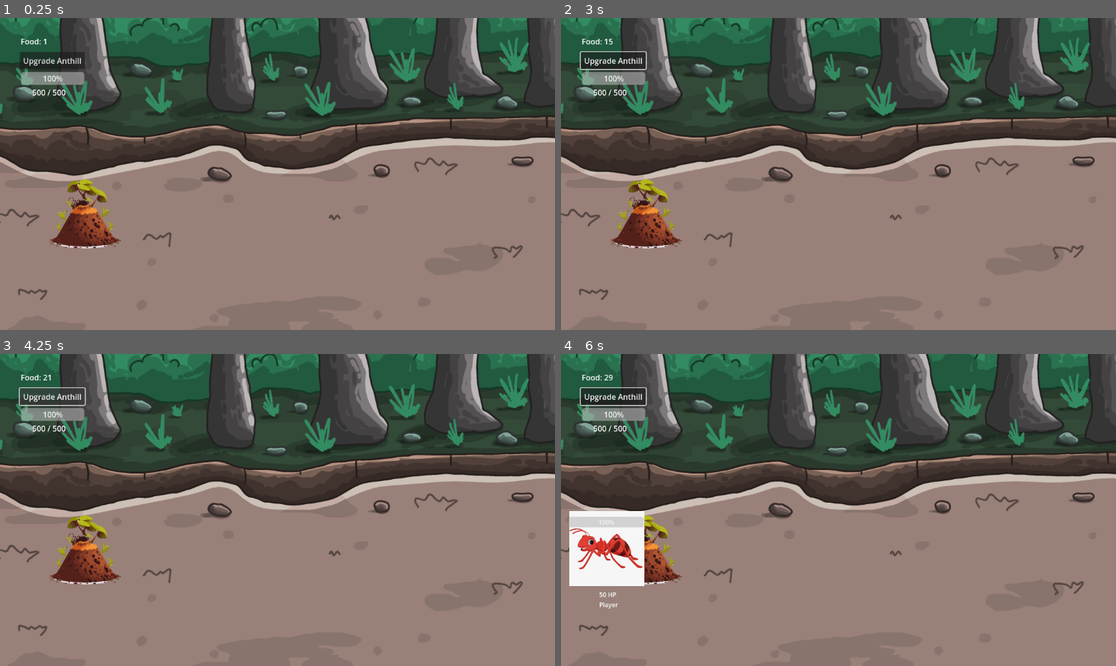
Above: before the commit, frames 1-4 (two rows, left to right).
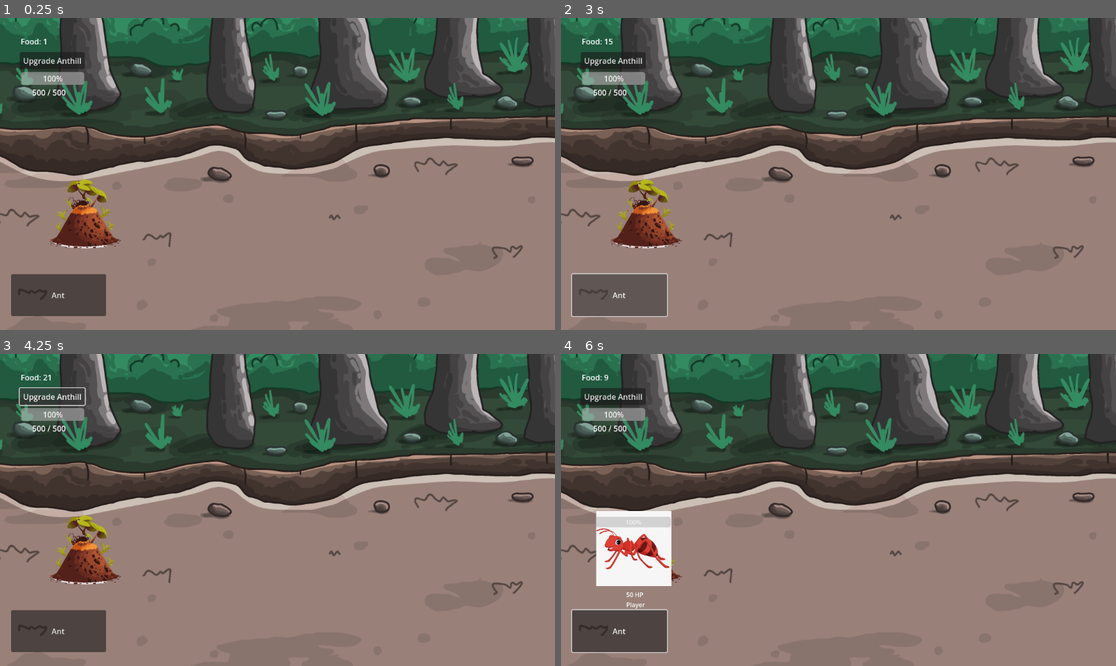
Above: after the commit, the same moments.

Repository: NMSU-Digital-Game-Design/game-jam-4-ant-game
Game: Godot game, scene res://Scenes/main.tscn
Two runs of this game, one before a commit and one after it. Both use one fixed random seed, a clock stepped at 60 frames per second and the inputs below.
Inputs (mouse positions are in pixels of both pictures, inside the frame that each line leads up to):
- Up to frame 1 (0.25 s): no input
- Up to frame 2 (3 s): click (622, 295) at 0.5 s, where only the run after the commit has a clickable "Ant"; click "Upgrade Anthill" at 1.25 s; click "Upgrade Anthill" at 2 s; click (622, 295) at 2.75 s, where only the run after the commit has a clickable "Ant"
- Up to frame 3 (4.25 s): click "Upgrade Anthill" at 3.5 s
- Up to frame 4 (6 s): click (622, 631) at 4.25 s, where only the run after the commit has a clickable "Ant"; move the mouse to (960, 494) at 5.02 s; click (960, 494) at 5.17 s; drag from (727, 525) to (810, 572) at 5.77 s

The runs differ from the first frame. In frame 1, 2.3% of the frame differs, in the area x 2-20%, y 81-96%; in frame 2, 2.5%; in frame 3, 2.3%; in frame 4, 5.6%, in the area x 1-20%, y 6-96%.

Commit message:
implementing ui to spawn ant for player

Diff:
--- a/Scenes/main.tscn
+++ b/Scenes/main.tscn
@@ -96,3 +96,13 @@
 offset_right = 149.504
 offset_bottom = 58.048
 text = "Upgrade Anthill"
+
+[node name="Ant" type="Button" parent="UI"]
+offset_left = 23.0
+offset_top = 532.0
+offset_right = 220.0
+offset_bottom = 619.0
+text = "Ant"
+
+[connection signal="pressed" from="UI/UpgradeHealthButton" to="PlayerAnthill/PlayerAnthill" method="_on_upgrade_health_button_pressed"]
+[connection signal="pressed" from="UI/Ant" to="PlayerAnthill/PlayerAnthill" method="_on_ant_pressed"]
--- a/Scripts/ant_spawner.gd
+++ b/Scripts/ant_spawner.gd
@@ -20,7 +20,7 @@
 		return
 
 	# Setup auto-spawn timer (only for AI, or both if desired)
-	if team == Team.ENEMY or team == Team.PLAYER:  # Change later if player shouldn't auto-spawn
+	if team == Team.ENEMY:  # Change later if player shouldn't auto-spawn
 		timer = Timer.new()
 		timer.wait_time = spawn_interval
 		timer.autostart = true
@@ -28,15 +28,6 @@
 		add_child(timer)
 
 func spawn_now():  # Called by UI button (only player)
-	if team != Team.PLAYER:
-		return
-	if not anthill or not anthill.has_method("get_food"):
-		return
-	if anthill.food < ant_cost:
-		print("Not enough food!")
-		return
-
-	anthill.food -= ant_cost
 	_do_spawn()
 
 func _auto_spawn():
--- a/Scripts/player_anthill.gd
+++ b/Scripts/player_anthill.gd
@@ -18,6 +18,9 @@
 @export var upgrade_health_bonus : int = 150
 @export var upgrade_damage_bonus : float = 8
 @export var upgrade_rate_bonus : float = 0.2
+
+# troop costs
+@export var ant_cost : int = 20
 
 var health : float
 var food : float = 0
@@ -96,6 +99,16 @@
 	if team == Team.PLAYER:
 		update_ui()
 
+# player ant spawn
+func deploy():
+	var ant_spawner = get_parent().get_node("AntSpawner")
+
+	if food < ant_cost:
+		print("Not enough food!")
+		return
+	food -= ant_cost
+	ant_spawner.spawn_now()
+
 # ---------- UI (Player only) ----------
 func update_ui():
 	var ui = get_node_or_null("/root/main/UI")
@@ -118,3 +131,7 @@
 	if body.is_in_group("ant") and body.team != team:
 		take_damage(body.damage)
 		body.queue_free()   # ant sacrifices itself when it reaches the hill
+
+# base ant deployment
+func _on_ant_pressed() -> void:
+	deploy()
